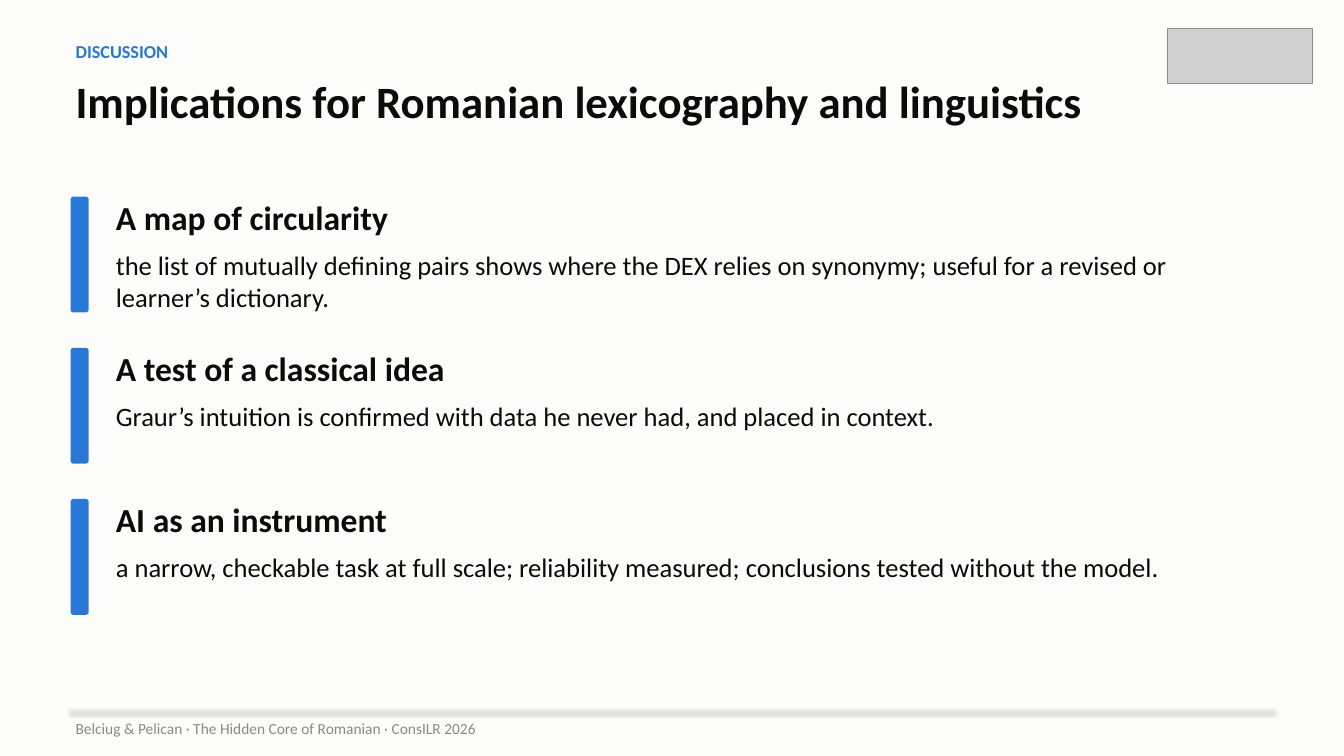
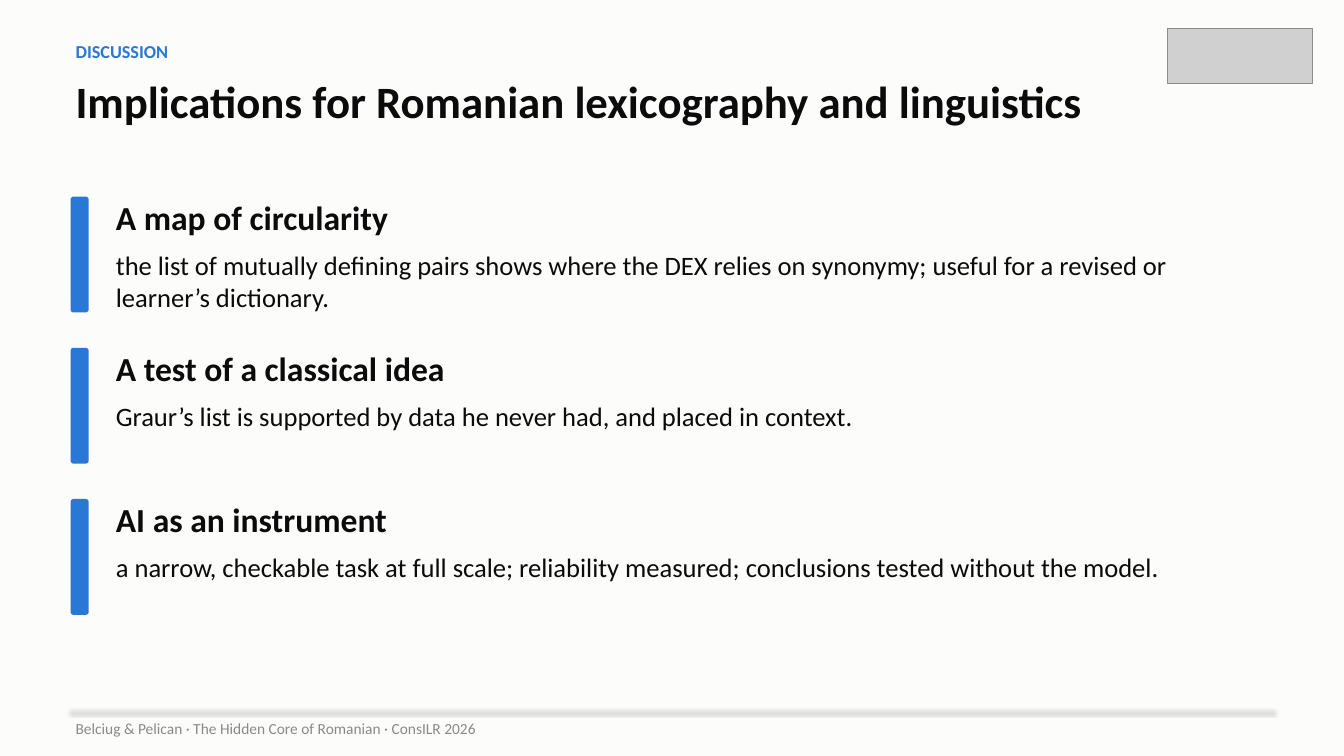
Before and after one commit to ovladon/hidden-core-romanian, a slide deck: slide 13 of slides/HiddenCore_ConsILR2026.pptx. Drawn at 1344x756 pixels with LibreOffice and Linux fonts; fonts in the diff are those of the drawing; grey boxes stand for pictures. Boxes give left, top, right and bottom in pixels: in the first picture for what was removed or moved away, otherwise in the second. Text is boxed around its words. In the diff, an @@ line names an element or a change of style, - is before the commit and + after.

```diff
--- a/slides/HiddenCore_ConsILR2026.pptx
+++ b/slides/HiddenCore_ConsILR2026.pptx
@@ text at box(116, 407, 852, 431): text changed @@
-Graur’s intuition is confirmed with data he never had, and placed in context.
+Graur’s list is supported by data he never had, and placed in context.
```
Also in this commit, not shown: 9 other slides changed, 37 other files.
